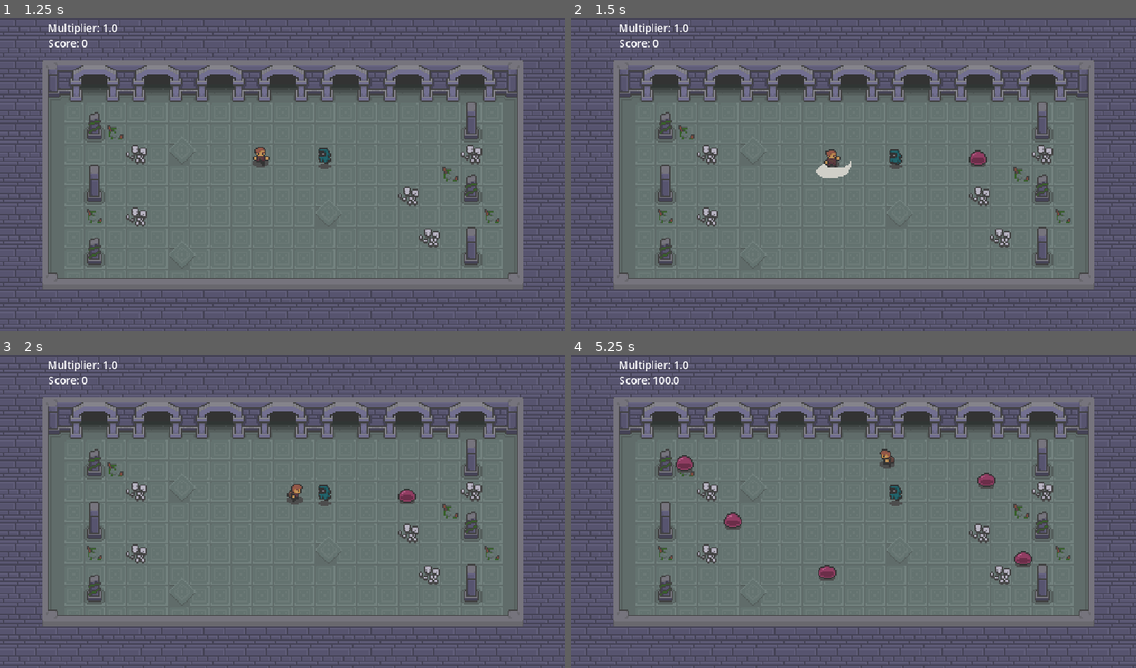
Above: before the commit, frames 1-4 (two rows, left to right).
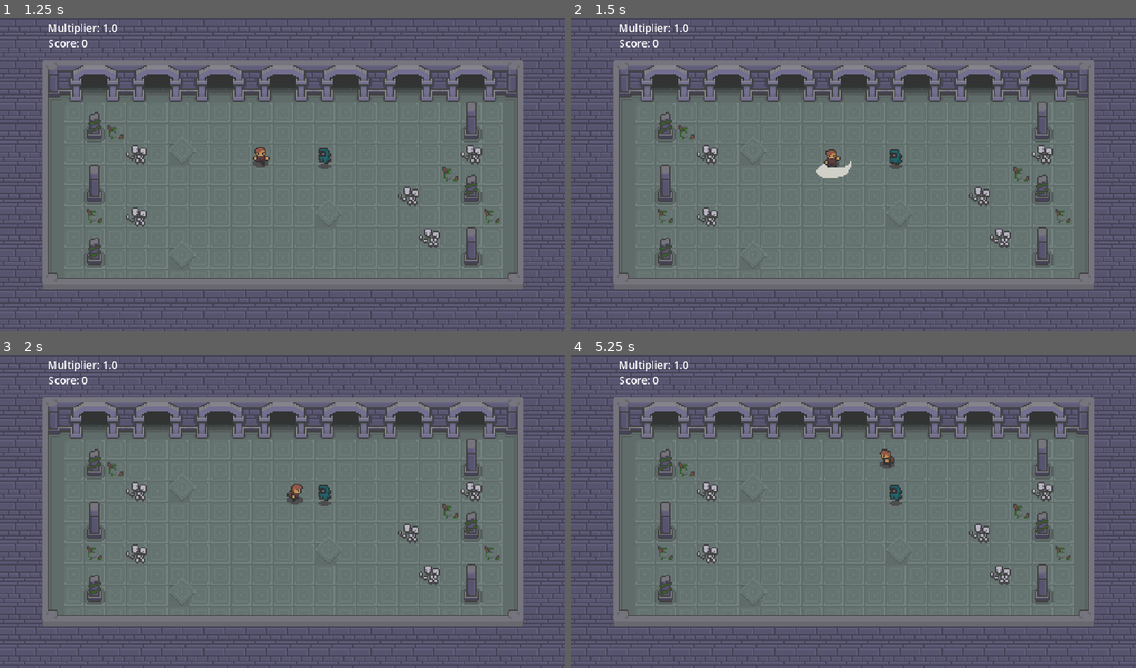
Above: after the commit, the same moments.

Repository: GigglebertCreepstein/MSU_CSC275_TERM_PROJECT
Game: Godot game, scene res://title_screen.tscn
The game is run twice, just before and just after one commit, with the same random seed, the same clock (stepped at 60 frames per second) and the same inputs.
Inputs (mouse positions are in pixels of both pictures, inside the frame that each line leads up to):
- Up to frame 1 (1.25 s): click "PLAY" at 0.5 s
- Up to frame 2 (1.5 s): tap Enter (attack) at 1.25 s; move the mouse to (977, 158) at 1.27 s; hold D (move_right) from 1.28 s (still down); click (977, 158) at 1.35 s
- Up to frame 3 (2 s): keep holding D (move_right)
- Up to frame 4 (5.25 s): move the mouse to (740, 527) at 2.02 s; release D (move_right) at 2.03 s; hold S (move_down) 2.03-2.78 s; tap Enter (attack) at 2.1, 4.35 s; click (740, 527) at 2.3 s; move the mouse to (910, 442) at 2.77 s; hold D (move_right) 2.78-3.53 s; click (910, 442) at 2.85 s; move the mouse to (825, 574) at 3.52 s; hold W (move_up) 3.53-4.28 s; click (825, 574) at 3.6 s; move the mouse to (1023, 558) at 4.27 s; hold A (move_left) from 4.28 s (still down); click (1023, 558) at 4.55 s; move the mouse to (684, 464) at 5.02 s; click (684, 464) at 5.1 s

Frame 1 is identical in both runs. In frame 2, 0.1% of the frame differs, in the area x 70-74%, y 42-48%; in frame 3, 0.1%; in frame 4, 0.8%, in the area x 14-82%, y 6-73%.

Commit message:
Update game.gd script   4/1/25
-add timer for mobs spawns
-implement HUD multiplier mechanic for enemy mob spawns

Diff:
--- a/scripts/game.gd
+++ b/scripts/game.gd
@@ -1,9 +1,55 @@
 extends Node2D
-var enemy = preload("res://scenes/enemy.tscn")
 
-func _process(delta: float) -> void:
-	# !!!!TESTING FEATURE!!!! - left click to spawn in basic enemy at mouse coordinates
-	if Input.is_action_just_pressed("left click"):
-		var instance = enemy.instantiate()
-		add_child(instance)
-		instance.position = get_global_mouse_position()
+@export var enemy_scene: PackedScene
+@export var villager_scene: PackedScene
+@export var spawn_area: Rect2 #adjust spawn area of mobs
+
+var base_spawn_rate: float = 3.0 # Base enemy spawn rate
+var current_spawn_rate: float = base_spawn_rate
+var villager_spawn_rate: float = 5.0  # Fixed 5-second interval for villagers
+var enemy_timer: Timer
+var villager_timer: Timer
+
+func _ready():
+	# Enemy spawn timer
+	enemy_timer = Timer.new()
+	enemy_timer.wait_time = current_spawn_rate
+	enemy_timer.autostart = true
+	enemy_timer.one_shot = false
+	enemy_timer.timeout.connect(_spawn_enemy)
+	add_child(enemy_timer)
+
+	# Villager spawn timer
+	villager_timer = Timer.new()
+	villager_timer.wait_time = villager_spawn_rate
+	villager_timer.autostart = true
+	villager_timer.one_shot = false
+	villager_timer.timeout.connect(_spawn_villager)
+	add_child(villager_timer)
+
+	GameManager.update_mult_HUD.connect(_update_hud)
+
+func _spawn_enemy():
+	if enemy_scene:
+		var enemy = enemy_scene.instantiate()
+		enemy.position = _random_spawn_position()
+		add_child(enemy)
+
+func _spawn_villager():
+	if villager_scene:
+		var villager = villager_scene.instantiate()
+		villager.position = _random_spawn_position()
+		add_child(villager)
+
+func _random_spawn_position() -> Vector2:
+	return Vector2(
+		randf_range(spawn_area.position.x, spawn_area.end.x),
+		randf_range(spawn_area.position.y, spawn_area.end.y)
+	)
+
+func _update_hud(multiplier: float):
+	# Only adjust enemy spawn rate
+	current_spawn_rate = base_spawn_rate / (1.0 + multiplier * 0.2)
+	# 0.2: A tuning factor controlling how aggressively the spawn rate speeds up. (Higher values = spawn rate decreases faster.)
+	enemy_timer.wait_time = current_spawn_rate
+	enemy_timer.start()
